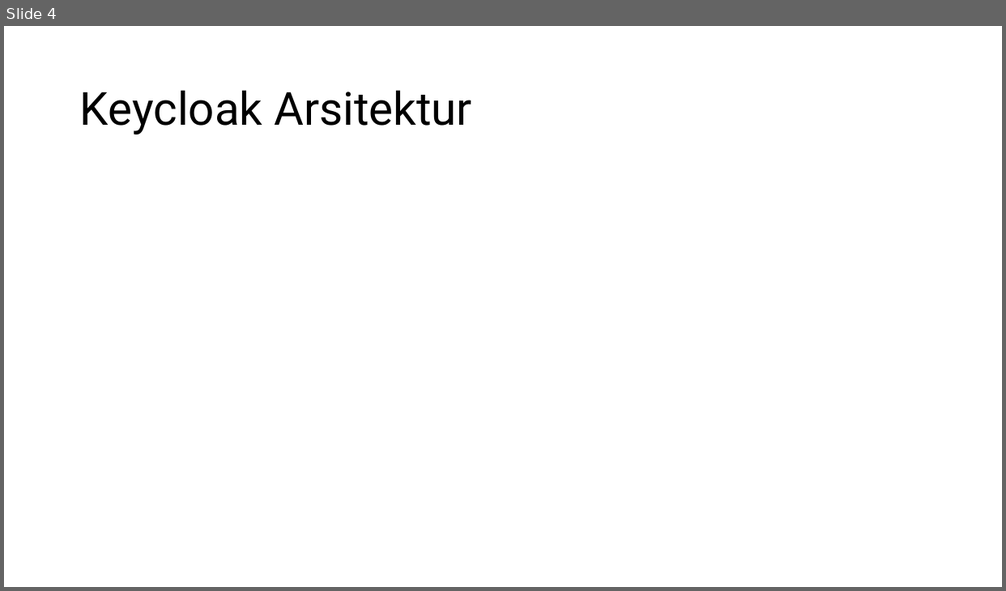
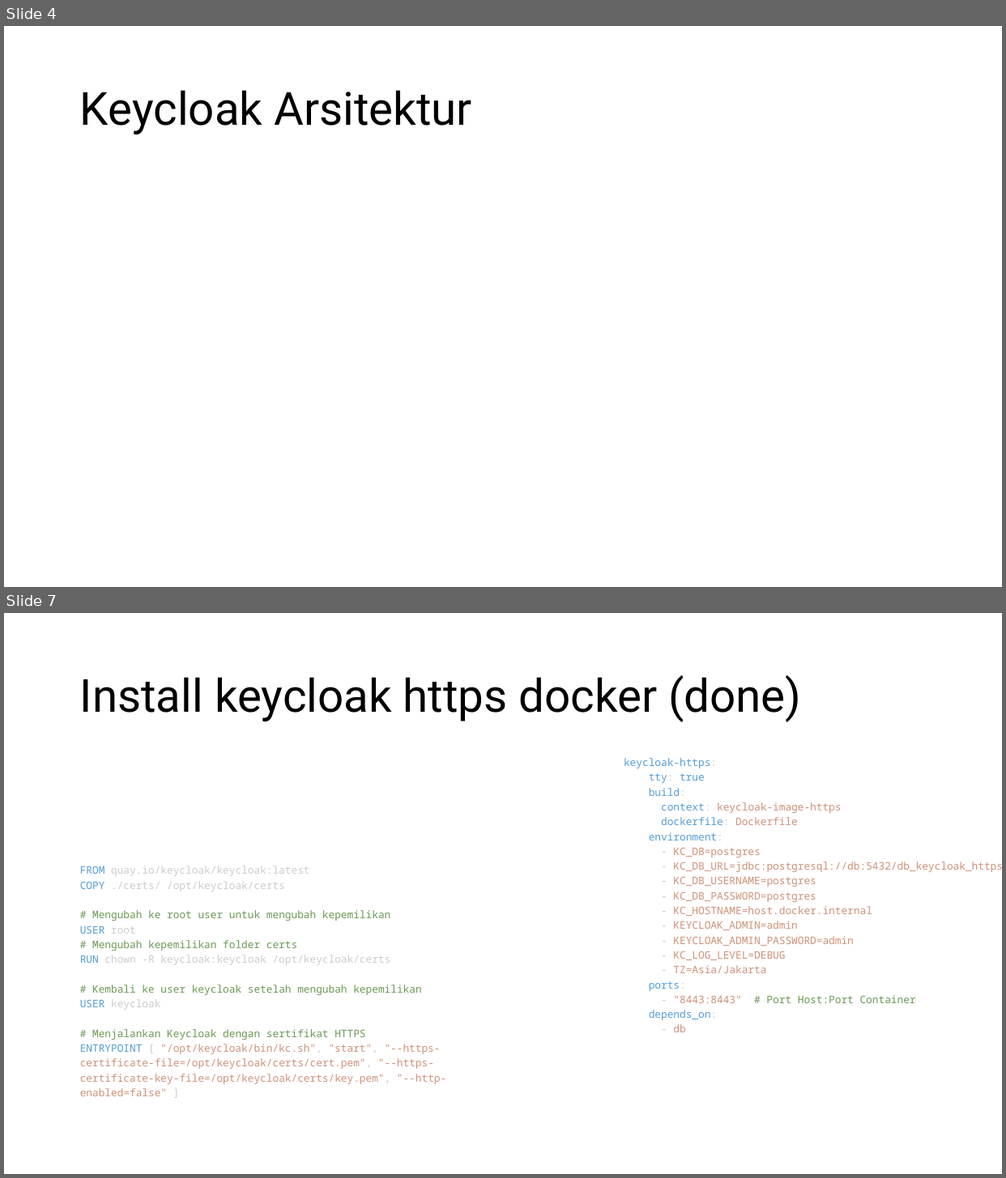
Before and after one commit to koharudin/sso-brin-compose, a slide deck: docs/sso.pptx. Shown one above the other, each under a label of ours: slide 4 before the commit, slides 4 and 7 after it; the slides between them are not shown. The pictures are 1006x591 and 1006x1178 pixels, drawn with LibreOffice and Linux fonts; fonts in the diff are those of the drawing. Boxes give left, top, right and bottom in pixels: in the first picture for what was removed or moved away, otherwise in the second. Text is boxed around its words. In the diff, an @@ line names an element or a change of style, - is before the commit and + after.

Commit message:
keycloak dist

```diff
--- a/docs/sso.pptx
+++ b/docs/sso.pptx
@@ slide 7 added at box(4, 613, 1002, 1174), background #FFFFFF @@
@@ title added at box(80, 675, 801, 722), 44 pt, text #000000 @@
+Install keycloak https docker (done)
@@ text added at box(624, 758, 1002, 1033), 10 pt, text #CE9178 @@
+keycloak-https:
+tty: true
+build:
+context: keycloak-image-https
+dockerfile: Dockerfile
+environment:
+- KC_DB=postgres
+- KC_DB_URL=jdbc:postgresql://db:5432/db_keycloak_https
+- KC_DB_USERNAME=postgres
+- KC_DB_PASSWORD=postgres
+- KC_HOSTNAME=host.docker.internal
+- KEYCLOAK_ADMIN=admin
+- KEYCLOAK_ADMIN_PASSWORD=admin
+- KC_LOG_LEVEL=DEBUG
+- TZ=Asia/Jakarta
+ports:
+- "8443:8443" # Port Host:Port Container
+depends_on:
+- db
@@ text added at box(80, 866, 446, 1097), 10 pt, text #CE9178 @@
+FROM quay.io/keycloak/keycloak:latest
+COPY ./certs/ /opt/keycloak/certs
+# Mengubah ke root user untuk mengubah kepemilikan
+USER root
+# Mengubah kepemilikan folder certs
+RUN chown -R keycloak:keycloak /opt/keycloak/certs
+# Kembali ke user keycloak setelah mengubah kepemilikan
+USER keycloak
+# Menjalankan Keycloak dengan sertifikat HTTPS
+ENTRYPOINT [ "/opt/keycloak/bin/kc.sh", "start", "--https-certificate-file=/opt/keycloak/certs/cert.pem", "--https-certificate-key-file=/opt/keycloak/certs/key.pem", "--http-enabled=false" ]
```
Also in this commit, not shown: 1 slide changed, 4 other slides added, 4 other files.
